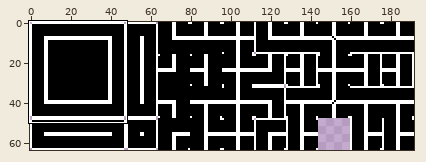
File history of a pixel-art file, Tilemaps/simpleTilemap.aseprite. Above: a wide view before the commit, with the close-up outlined.
Close-up. As it was:
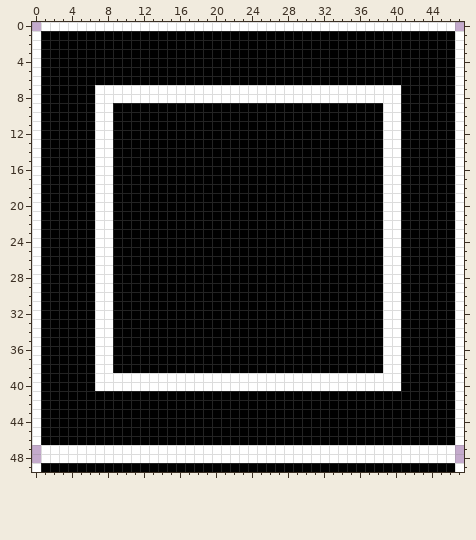
192x64 pixels, 1 frame. Shown: x 0..47, y 0..49. The commit also changed other parts of the picture, which this record leaves out.
Now the later version:
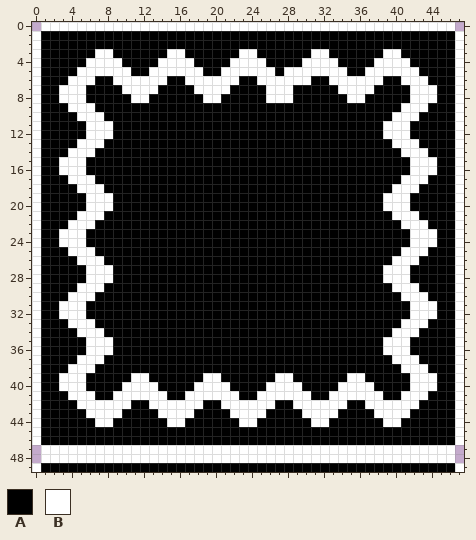
Palette (. is transparent): A #000000  B #ffffff
Edits made:
layer "Detail" now hidden
layer "Better Detail" added
Colour B becomes colour A in row 7 at x 7 to 9, 14 to 17, 22 to 25, 29 to 33 and 38 to 40; in row 8 at x 7 to 10, 13 to 18, 21 to 25, 29 to 34 and 37 to 40; in row 9 at x 7 to 8 and 39 to 40; in row 10 at x 8 and 39; in row 13 at x 8 and 39; in rows 14 to 17 at x 7 to 8 and 39 to 40.
Colour B becomes colour A in row 18 at x 8 and 39; in row 21 at x 8 and 39; in rows 22 to 25 at x 7 to 8 and 39 to 40; in row 26 at x 8 and 39; in row 29 at x 8 and 39; in rows 30 to 33 at x 7 to 8 and 39 to 40.
Colour B becomes colour A in row 34 at x 8 and 39; in row 37 at x 8 and 39; in row 38 at x 7 to 8 and 39 to 40; in row 39 at x 7 to 10, 13 to 18, 21 to 26, 29 to 34 and 37 to 40; in row 40 at x 7 to 9, 14 to 17, 22 to 25, 30 to 33 and 38 to 40.
Colour A becomes colour B in row 3 at x 7 to 8, 15 to 16, 23 to 24, 31 to 32 and 39 to 40; in row 4 at x 6 to 9, 14 to 17, 22 to 25, 30 to 33 and 38 to 41; in row 5 at x 5 to 10, 13 to 18, 21 to 26, 28 to 34 and 37 to 42; in row 6 at x 4 to 6, 9 to 14, 17 to 22, 25 to 30, 33 to 38 and 41 to 43; in rows 7 to 8 at x 3 to 5 and 42 to 44; in row 9 at x 4 to 6 and 41 to 43.
Colour A becomes colour B in row 10 at x 5 to 6 and 41 to 42; in rows 11 to 12 at x 6 and 41; in row 13 at x 5 to 6 and 41 to 42; in row 14 at x 4 to 6 and 41 to 43; in rows 15 to 16 at x 3 to 5 and 42 to 44; in row 17 at x 4 to 6 and 41 to 43.
Colour A becomes colour B in row 18 at x 5 to 6 and 41 to 42; in rows 19 to 20 at x 6 and 41; in row 21 at x 5 to 6 and 41 to 42; in row 22 at x 4 to 6 and 41 to 43; in rows 23 to 24 at x 3 to 5 and 42 to 44; in row 25 at x 4 to 6 and 41 to 43.
Colour A becomes colour B in row 26 at x 5 to 6 and 41 to 42; in rows 27 to 28 at x 6 and 41; in row 29 at x 5 to 6 and 41 to 42; in row 30 at x 4 to 6 and 41 to 43; in rows 31 to 32 at x 3 to 5 and 42 to 44; in row 33 at x 4 to 6 and 41 to 43.
Colour A becomes colour B in row 34 at x 5 to 6 and 41 to 42; in rows 35 to 36 at x 6 and 41; in row 37 at x 5 to 6 and 41 to 42; in row 38 at x 4 to 6 and 41 to 43; in rows 39 to 40 at x 3 to 5 and 42 to 44; in row 41 at x 4 to 6, 9 to 14, 17 to 22, 25 to 30, 33 to 38 and 41 to 43.
Colour A becomes colour B in row 42 at x 5 to 10, 13 to 18, 21 to 26, 29 to 34 and 37 to 42; in row 43 at x 6 to 9, 14 to 17, 22 to 25, 30 to 33 and 38 to 41; in row 44 at x 7 to 8, 15 to 16, 23 to 24, 31 to 32 and 39 to 40.
Changed places in both close-ups, as pixel boxes (x1, y1, x2, y2):
changed: (59, 49, 437, 427)
